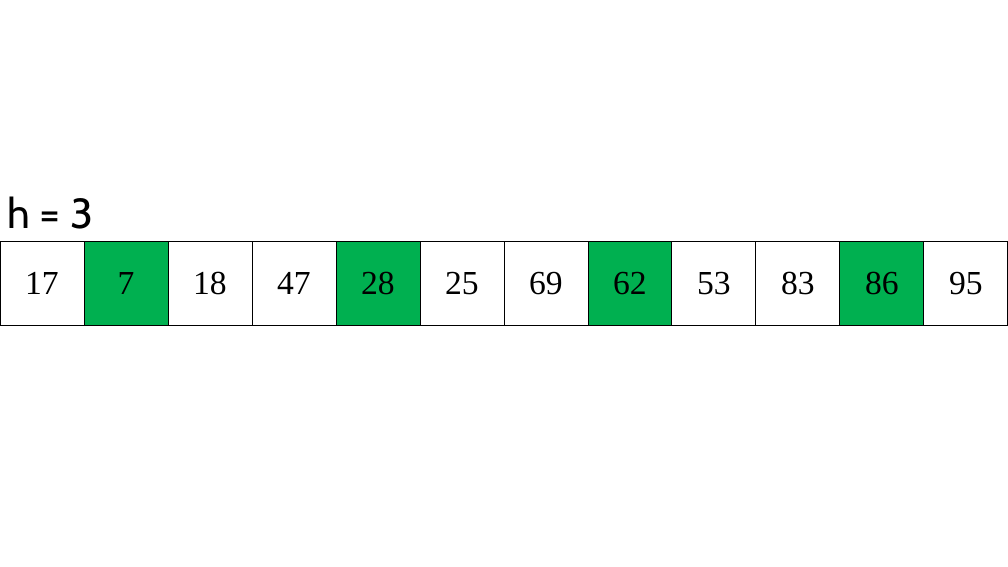
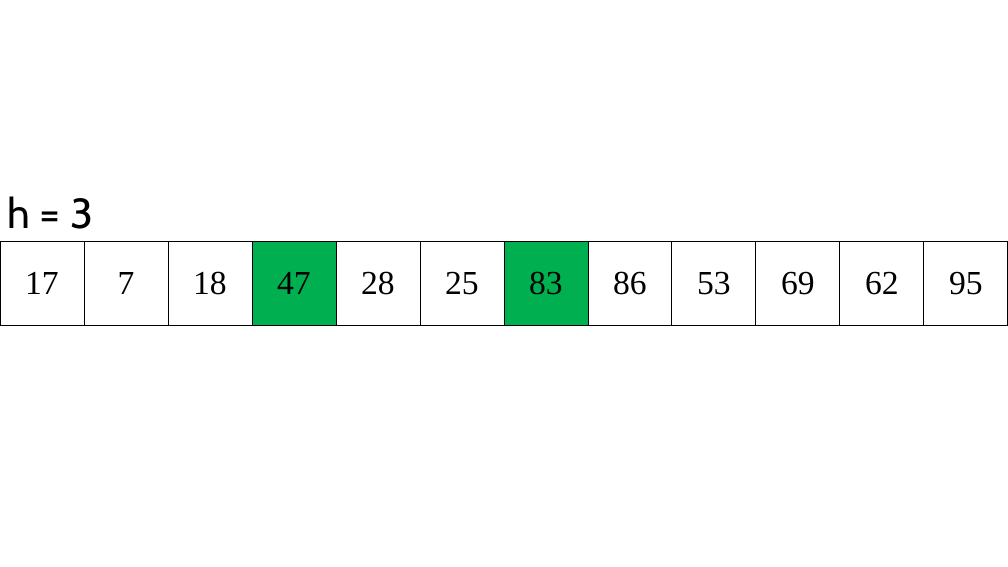
Before and after one commit to Wateraice727/Shell-Sort-Complexity-Analysis, a slide deck: slide 25 of Document/Shell Sort.pptx (slide 23 before the commit). Drawn at 1008x567 pixels with LibreOffice and Linux fonts; fonts in the diff are those of the drawing. Boxes give left, top, right and bottom in pixels: in the first picture for what was removed or moved away, otherwise in the second. Text is boxed around its words. In the diff, an @@ line names an element or a change of style, - is before the commit and + after.

```diff
--- a/Document/Shell Sort.pptx
+++ b/Document/Shell Sort.pptx
@@ table at [0, 241, 1007, 325] @@
-row 1: 17 | 7 | 18 | 47 | 28 | 25 | 69 | 62 | 53 | 83 | 86 | 95
+row 1: 17 | 7 | 18 | 47 | 28 | 25 | 83 | 86 | 53 | 69 | 62 | 95
@@ fill #00B050 to #FFFFFF in 4 cells @@
@@ fill #FFFFFF to #00B050 in 2 cells @@
```
Also in this commit, not shown: 19 other slides changed, 8 slides added, 20 other files.
